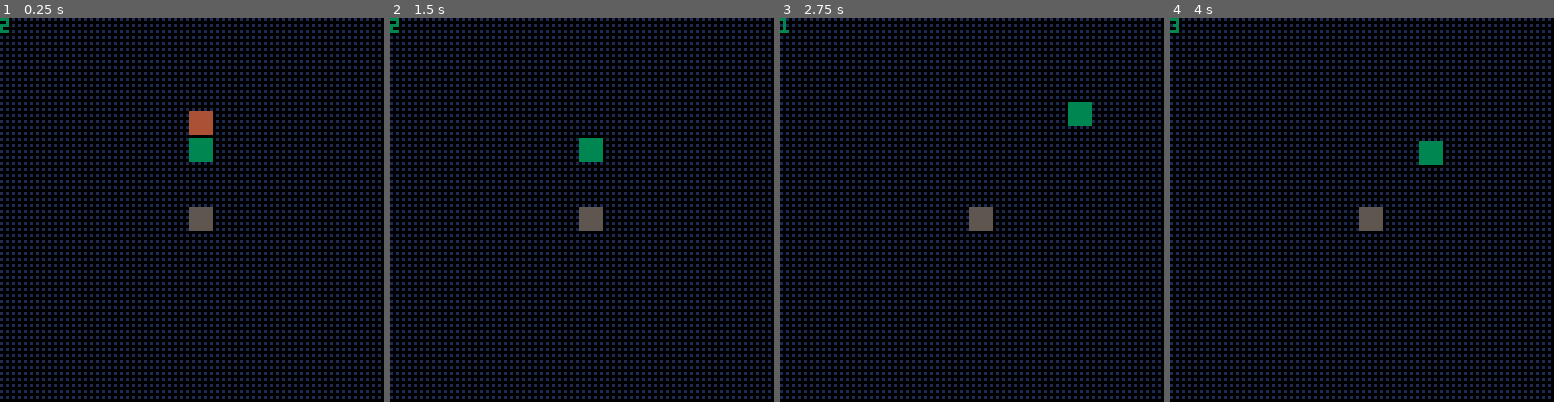
Above: before the commit, frames 1-4 (left to right).
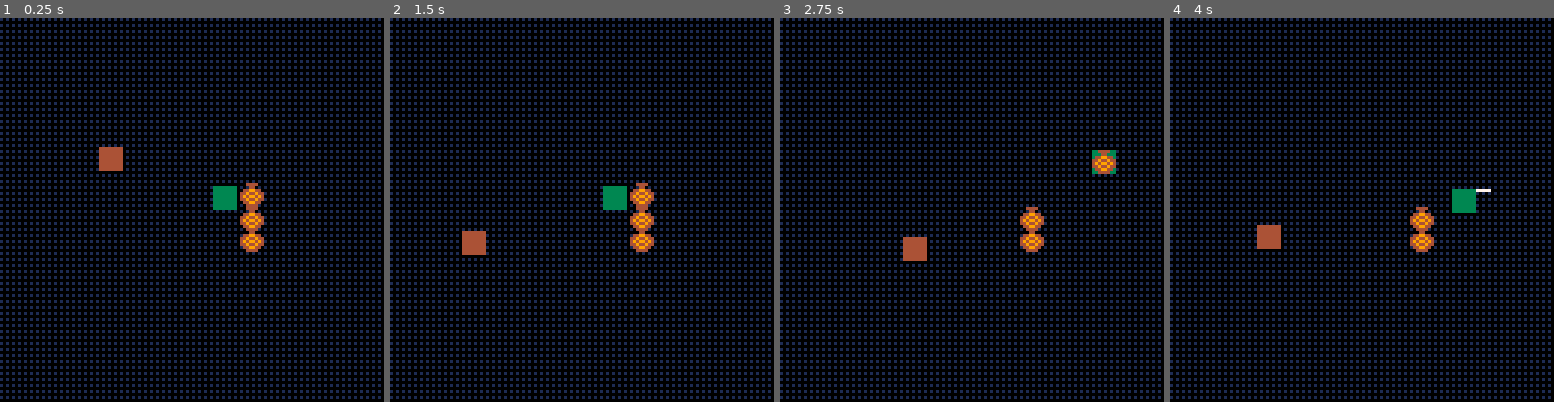
Above: after the commit, the same moments.

Repository: illMadeCoder/zelda_clone
Game: PICO-8 cartridge zelda_clone.p8
The game is run twice, just before and just after one commit, with the same random seed, the same clock (stepped at 60 frames per second) and the same inputs.
Inputs:
- Up to frame 1 (0.25 s): no input
- Up to frame 2 (1.5 s): tap X (X key) at 0.33, 1.07 s; tap O (Z key) at 0.7 s
- Up to frame 3 (2.75 s): hold Right 1.6-2.1 s; tap O (Z key) at 1.7, 2.1, 2.5 s; tap X (X key) at 1.85 s; hold Up 2.15-2.42 s; hold Right from 2.47 s (still down)
- Up to frame 4 (4 s): tap O (Z key) at 2.9, 3.3, 3.7 s; tap X (X key) at 2.97 s; release Right at 3.03 s; hold Left 3.08-3.58 s; hold Down 3.63-3.97 s

The runs differ from the first frame. In frame 1, 2.8% of the frame differs, in the area x 0-69%, y 0-61%; in frame 2, 2.4%; in frame 3, 2.1%; in frame 4, 2.2%.

Commit message:
throwing

Diff:
--- a/zelda_clone.p8
+++ b/zelda_clone.p8
@@ -22,6 +22,10 @@
    return abs(_x) <= _t and 0 or _x
 end
 
+function clamp(_x, _min, _max)
+   return _x <= _min and _min or _x >= _max and _max or _x
+end
+
 dir_btn_map = {
    { x = -1, y = 0 },
    { x = 1, y = 0 },
@@ -30,7 +34,9 @@
 }
 
 function sign(_x)
-   return _x < 0 and -1 or _x > 0 and 1 or 0
+   return _x < 0 and -1
+      or _x > 0 and 1
+      or 0
 end
 
 function e_rectpos(_e)
@@ -137,10 +143,7 @@
 	 end
 
 	 if _self.iframe > 0 then
-	    if _self.iframe == 10 then
-
-	    end
-	    if _self.iframe % 5 == 0 then
+	    if flr(_self.iframe/4) % 2 == 0 then
 	       _self.c = 3
 	    else
 	       _self.c = 8
@@ -154,22 +157,159 @@
 	 _self.vy += _self.mvy
 	 _self.vx += _self.hvx
 	 _self.vy += _self.hvy
-	 _self.x += _self.vx
-	 _self.y += _self.vy
+
+	 -- geometry coll behavior
+	 -- project x movement and on coll limit
+	 -- project y movement and on coll limit
+	 -- if there is a coll try nudge on free axis
+
+	 -- -- project x
+	 -- local fx = _self.x + _self.vx
+	 -- local fy = _self.y
+
+	 -- local tl = { x=fx, y=fy }
+	 -- local tr = { x=fx+_self.lx-1, y=fy }
+	 -- local bl = { x=fx, y=fy+_self.ly-1 }
+	 -- local br = { x=fx+_self.lx-1, y=fy+_self.ly-1}
+	 -- local vertices = {tl, tr, bl, br}
+
+	 -- local nox = false
+	 -- for vertex in all(vertices) do
+	 --    if geometry_map
+	 --    [flr(vertex.y/8)+1]
+	 --    [flr(vertex.x/8)+1] == 1 then
+	 --       -- _self.vx = 0
+	 --       -- _self.vy = 0
+	 --       nox = true
+	 --    end
+	 -- end
+
+	 -- project y
+
+	 function collcheck(_x, _y, _lx, _ly)
+	    local tl = { x=_x, y=_y }
+	    local tr = { x=_x+_lx-1, y=_y }
+	    local bl = { x=_x, y=_y+_ly-1 }
+	    local br = { x=_x+_lx-1, y=_y+_ly-1}
+	    local vertices = {tl, tr, bl, br}
+
+	    for vertex in all(vertices) do
+	       if geometry_map
+	       [flr(vertex.y/8)+1]
+	       [flr(vertex.x/8)+1] == 1 then
+		  return true
+	       end
+	    end
+	    return false
+	 end
+
+	 local x_coll = collcheck(_self.x+_self.vx,
+				  _self.y,
+				  _self.lx,
+				  _self.ly)
+	 local y_coll = collcheck(_self.x,
+				  _self.y+_self.vy,
+				  _self.lx,
+				  _self.ly)
+	 -- for diagonal coll
+	 local xy_coll = collcheck(_self.x+_self.vx,
+				   _self.y+_self.vy,
+				   _self.lx,
+				   _self.ly)
+
+	 -- try nudge
+	 local nudge_xy_coll =
+	    collcheck(_self.x+_self.vx+1,
+		      _self.y+_self.vy,
+		      _self.lx,
+		      _self.ly)
+
+	 if y_coll and not nudge_xy_coll then
+	    _self.x += _self.vx+1
+	 end
+
+	 if not x_coll and not y_coll and xy_coll then
+	 else
+	    if not x_coll then
+	       _self.x += _self.vx
+	    end
+	    if not y_coll then
+	       _self.y += _self.vy
+	    end
+	 end
+
+	 -- if noy then
+	 --    -- try nudge
+	 --    local fx = _self.x + _self.vx + 1
+	 --    local fy = _self.y + _self.vy
+
+	 --    local tl = { x=fx, y=fy }
+	 --    local tr = { x=fx+_self.lx-1, y=fy }
+	 --    local bl = { x=fx, y=fy+_self.ly-1 }
+	 --    local br = { x=fx+_self.lx-1, y=fy+_self.ly-1}
+	 --    local vertices = {tl, tr, bl, br}
+
+	 --    local nonudge = false
+	 --    for vertex in all(vertices) do
+	 --       if geometry_map
+	 --       [flr(vertex.y/8)+1]
+	 --       [flr(vertex.x/8)+1] == 1 then
+	 -- 	  nonudge = true
+	 -- 	  -- _self.vx = 0
+	 -- 	  -- _self.vy = 0
+	 --       end
+	 --    end
+	 --    if not nonudge then
+	 --       _self.x = fx
+	 --       _self.y = fy
+	 --    end
+	 -- end
+
+	 -- if not nox then
+	 --    _self.x += _self.vx
+	 -- end
+	 -- if not noy then
+	 --    _self.y += _self.vy
+	 -- end
+
 	 _self.hvx *= .75
 	 _self.hvy *= .75
 	 _self.hvx = thresh(_self.hvx, .3)
 	 _self.hvy = thresh(_self.hvy, .3)
+
 	 _self.prev_z = z
+
+	 -- pickup
+	 if _self.pickup then
+	    _self.pickup.x = _self.x
+	    _self.pickup.y = _self.y
+	    -- throw
+	    if btnp(5) then
+	       _self.state = "throwing"
+	       local dir_vec = dir_btn_map[_self.dir+1]
+	       _self.pickup.vx = dir_vec.x*6
+	       _self.pickup.vy = dir_vec.y*6
+	       _self.pickup.state = "thrown"
+	       _self.pickup = nil
+	       _self.throwf = _self.throwttl
+	    end
+	 end
+
+	 if _self.state == "throwing" then
+	    if _self.throwf == 0 then
+	       _self.state = "idle"
+	    else
+	       _self.throwf -= 1
+	    end
+	 end
       end,
 
       function (_self)
 	 e_rectfill(_self)
-	 print(_self.dir)
-      end,
-
-      x = 63,
-      y = 40,
+      end,
+
+      x = 71,
+      y = 56,
 
       mvx = 0,
       mvy = 0,
@@ -184,20 +324,32 @@
       dir = 2,
       state = "idle",
       iframe = 0,
+      iframe_ttl = 30,
       prev_z = false,
       type = "player",
 
+      animf = 0,
+      throwttl = 10,
+
       on_coll = function(_self, _other)
-	 if _other.type == "enemy" then
+	 if _other.type == "enemy"
+	    and _self.iframe == 0 then
 	    local u = uvec(_self.cx - _other.cx,
 			   _self.cy - _other.cy)
-	    _self.hvx = u.x*2
-	    _self.hvy = u.y*2
-	    if _self.iframe == 0 then
-	       _self.iframe = 10
-	    end
-	 end
-      end
+	    _self.hvx = u.x*4
+	    _self.hvy = u.y*4
+	    _self.iframe = _self.iframe_ttl
+	 elseif _other.type == "geometry" then
+            _self.x -= _self.vx
+            _self.y -= _self.vy
+	 elseif _other.type == "pickup" then
+	    if btnp(5) and _self.state != "throwing" then
+	       _self.pickup = _other
+	    end
+         end
+
+      end
+
    },
 
    -- dir
@@ -268,18 +420,21 @@
 
    dummy = {
       function(_self)
+	 _self.vx = 0
+	 _self.vy = 0
+
 	 if _self.iframe == 0 then
 	    _self.c = 4
 	 else
-	    if _self.iframe % 5 == 0 then
+	    if flr(_self.iframe/4) % 2 == 0 then
+	       _self.c = 8
+	    else
 	       _self.c = 4
-	    else
-	       _self.c = 8
 	    end
 	    _self.iframe -= 1
 
 	    if _self.iframe == 0
-	    and _self.hp == 0 then
+	       and _self.hp == 0 then
 	       e_drop(_self)
 	       local particle = e_init(e_data.particle)
 	       particle.x = _self.x
@@ -287,40 +442,95 @@
 	    end
 	 end
 
-	 _self.vx *= .75
-	 _self.vy *= .75
-	 _self.vx = thresh(_self.vx, .1)
-	 _self.vy = thresh(_self.vy, .1)
+	 if _self.iframe == 0 then
+	    -- chase player
+	    -- local uv = uvec(player.cx - _self.x,
+	    -- 		    player.cy - _self.y)
+	    -- _self.mvx = uv.x*.5
+	    -- _self.mvy = uv.y*.5
+	    -- _self.vx += _self.mvx
+	    -- _self.vy += _self.mvy
+
+	    -- wonder behavior
+	    -- set wonder point
+	    if _self.wonder_x == 0 or
+	       thresh(_self.wonder_x - _self.x, .5) == 0 and
+	       thresh(_self.wonder_y - _self.y, .5) == 0 then
+	       local a = rnd(1)
+	       _self.wonder_x = clamp(round(_self.x+cos(a)*20), 0, 127)
+	       _self.wonder_y = clamp(round(_self.y+sin(a)*20), 0, 127)
+	    end
+	    local uv = uvec(_self.wonder_x - _self.x,
+			    _self.wonder_y - _self.y)
+	    _self.mvx = uv.x*.5
+	    _self.mvy = uv.y*.5
+	    _self.vx += _self.mvx
+	    _self.vy += _self.mvy
+
+	 end
+
+	 _self.vx += _self.hvx
+	 _self.vy += _self.hvy
+	 _self.hvx *= .75
+	 _self.hvy *= .75
+	 _self.hvx = thresh(_self.hvx, .1)
+	 _self.hvy = thresh(_self.hvy, .1)
+
+	 if _self.iframe == 0 then
+	    _self.hvx = 0
+	    _self.hvy = 0
+	 end
+
+	 _self.x += _self.vx
+	 _self.y += _self.vy
       end,
 
       function(_self)
 	 e_rectfill(_self)
-	 _self.x += _self.vx
-	 _self.y += _self.vy
-      end,
-
-      x = 63,
-      y = 31,
+      end,
+
+      x = 30,
+      y = 35,
       lx = 8,
       ly = 8,
       vx = 0,
       vy = 0,
+      hvx = 0,
+      hvy = 0,
+      wonder_x = 0,
+      wonder_y = 0,
+
       c = 4,
       iframe = 0,
-      iframe_ttl = 10,
+      iframe_ttl = 30,
       type = "enemy",
-      hp = 1,
+      hp = 4,
 
       on_coll = function(_self, _other)
-	 if _other.type == "player_attack" then
-	    if _self.iframe == 0 then
-	       local u = uvec(_self.cx - _other.wielder.cx,
-			      _self.cy - _other.wielder.cy)
-	       _self.vx = u.x*5
-	       _self.vy = u.y*5
-	       _self.iframe = _self.iframe_ttl
-	       _self.hp -= 1
-	    end
+	 if _other.type == "player_attack"
+	    and _self.iframe == 0 then
+	    local u = uvec(_self.cx - _other.wielder.cx,
+			   _self.cy - _other.wielder.cy)
+	    _self.hvx = u.x*5
+	    _self.hvy = u.y*5
+	    _self.iframe = _self.iframe_ttl
+	    _self.hp -= 1
+	 elseif _other.type == "geometry" then
+	    _self.x -= _self.vx
+	    _self.y -= _self.vy
+	    _self.hvx *= -1
+	    _self.hvy *= -1
+	    _self.hvx *= .5
+	    _self.hvy *= .5
+	 elseif _other.type == "pickup"
+	    and _other.state == "thrown"
+	    and _self.iframe == 0 then
+	    local u = uvec(_self.cx - _other.cx,
+			   _self.cy - _other.cy)
+	    _self.hvx = u.x*5
+	    _self.hvy = u.y*5
+	    _self.iframe = _self.iframe_ttl
+	    _self.hp -= 1
 	 end
       end
    },
@@ -328,6 +538,8 @@
    particle = {
       function (_self)
 	 if _self.f == 0 then
+	    -- need otherwise all particle
+	    _self.particles = {}
 	    for i = 1, 3 do
 	       add(_self.particles, {
 		      x = _self.x+(rnd(1)-.5),
@@ -353,26 +565,43 @@
 	    circfill(particle.x, particle.y, lerp(_self.f/_self.ttl,2,0), flr(rnd(16)))
 	 end
       end,
-      particles = {},
       x = 0,
       y = 0,
       ttl = 20
    },
 
-   geometry = {
+   pickup = {
       function (_self)
+	 if _self.f == 0 then
+	    _self.x = _self.args[1]
+	    _self.y = _self.args[2]
+	 end
+	 if _self.state == "thrown" then
+	    _self.x += _self.vx
+	    _self.y += _self.vy
+	    _self.vx *= .75
+	    _self.vy *= .75
+	    if thresh(_self.vx, .9) == 0
+	       and thresh(_self.vy, .9) == 0 then
+	       e_drop(_self)
+	       local particle = e_init(e_data.particle)
+	       particle.x = _self.x
+	       particle.y = _self.y
+	    end
+	 end
       end,
       function (_self)
-	 e_rectfill(_self)
-      end,
-      x = 63,
-      y = 63,
+	 spr(64,round(_self.x),round(_self.y))
+      end,
+      x = 70,
+      y = 40,
+      vx = 0,
+      vy = 0,
       lx = 8,
       ly = 8,
-      c = 5,
-      type = "geometry",
-      on_coll = function (_self, _other)
-      end
+      type = "pickup",
+      state = "idle",
+      on_coll = function () end
    }
 }
 
@@ -403,10 +632,52 @@
 
 player = nil
 dummy = nil
+pickup = nil
+
+-- geometry_map = {
+--    {1,1,1,1,1,1,1,1,1,1,1,1,1,1,1,1},
+--    {1,1,1,1,1,1,1,1,1,1,1,1,1,1,1,1},
+--    {1,0,0,0,0,0,0,0,0,0,0,0,0,0,0,1},
+--    {0,0,0,0,0,0,0,0,0,0,0,0,0,0,0,0},
+--    {0,0,0,0,0,0,0,0,0,0,0,0,0,0,0,0},
+--    {0,0,0,0,0,0,0,0,0,0,0,0,0,0,0,0},
+--    {0,0,0,0,0,0,0,0,1,0,0,0,0,0,0,0},
+--    {0,0,0,0,0,0,0,0,0,0,0,0,0,0,0,0},
+--    {0,0,0,0,0,0,0,0,0,0,0,0,0,0,0,0},
+--    {0,0,0,0,0,0,0,0,0,0,0,0,0,0,0,0},
+--    {0,0,0,0,0,0,0,0,0,0,0,0,0,0,0,0},
+--    {0,0,0,0,0,0,0,0,0,0,0,0,0,0,0,0},
+--    {0,0,0,0,0,0,0,0,0,0,0,0,0,0,0,0},
+--    {0,0,0,0,0,0,0,0,0,0,0,0,0,0,0,0},
+--    {0,0,0,0,0,0,0,0,0,0,0,0,0,0,0,0},
+--    {0,0,0,0,0,0,0,0,0,0,0,0,0,0,0,0},
+-- }
+
+geometry_map = {
+   {0,0,0,0,0,0,0,0,0,0,0,0,0,0,0,0},
+   {0,0,0,0,0,0,0,0,0,0,0,0,0,0,0,0},
+   {0,0,0,0,0,0,0,0,0,0,0,0,0,0,0,0},
+   {0,0,0,0,0,0,0,0,0,0,0,0,0,0,0,0},
+   {0,0,0,0,0,0,0,0,0,0,0,0,0,0,0,0},
+   {0,0,0,0,0,0,0,0,0,0,0,0,0,0,0,0},
+   {0,0,0,0,0,0,0,0,0,0,0,0,0,0,0,0},
+   {0,0,0,0,0,0,0,0,0,0,0,0,0,0,0,0},
+   {0,0,0,0,0,0,0,0,0,0,0,0,0,0,0,0},
+   {0,0,0,0,0,0,0,0,0,0,0,0,0,0,0,0},
+   {0,0,0,0,0,0,0,0,0,0,0,0,0,0,0,0},
+   {0,0,0,0,0,0,0,0,0,0,0,0,0,0,0,0},
+   {0,0,0,0,0,0,0,0,0,0,0,0,0,0,0,0},
+   {0,0,0,0,0,0,0,0,0,0,0,0,0,0,0,0},
+   {0,0,0,0,0,0,0,0,0,0,0,0,0,0,0,0},
+   {0,0,0,0,0,0,0,0,0,0,0,0,0,0,0,0},
+}
+
 function _init()
    player = e_init(e_data.player)
+   e_init(e_data.pickup, 80, 63)
+   e_init(e_data.pickup, 80, 70)
+   e_init(e_data.pickup, 80, 55)
    dummy = e_init(e_data.dummy)
-   geometry = e_init(e_data.geometry)
 end
 
 function rectcoll(_coll_a, _coll_b)
@@ -423,16 +694,13 @@
       local by1 = round(min(_coll_b.y, _coll_b.y + _coll_b.ly))
       local by2 = round(max(_coll_b.y, _coll_b.y + _coll_b.ly))
 
-      if ax1 <= bx2 and ax2 >= bx1
-	 and ay1 <= by2 and ay2 >= by1 then
+      if ax1 < bx2 and ax2 > bx1
+	 and ay1 < by2 and ay2 > by1 then
 	 _coll_a.on_coll(_coll_a, _coll_b)
 	 _coll_b.on_coll(_coll_b, _coll_a)
       end
    end
 end
-
-
-
 
 frame_rate = 1
 f = 0
@@ -463,24 +731,74 @@
 
 function _draw()
    if f % frame_rate == 0 then
-   cls()
-   for i = 0, 63 do
-      for j = 0, 63 do
-	 pset(j*2, i*2, 1)
+      cls()
+
+      for i = 0, 63 do
+	 for j = 0, 63 do
+	    pset(j*2, i*2, 1)
+	 end
+      end
+
+      -- geometry map
+      for y,row in pairs(geometry_map) do
+	 for x,id in pairs(row) do
+	    if id == 1 then
+	       rectfill((x-1)*8,
+		  (y-1)*8,
+		  (x-1)*8+7,
+		  (y-1)*8+7,y)
+	       rectfill((x-1)*8+1,
+		  (y-1)*8+1,
+		  (x-1)*8+6,
+		  (y-1)*8+6,x)
+	    end
+	 end
+      end
+
+      for entity in all(entities) do
+	 entity[2](entity)
       end
    end
-   for entity in all(entities) do
-      entity[2](entity)
-   end
-   end
-end
-…(10 lines of a section not shown)…
+end
+…(42 lines of a section not shown)…
Not shown, changed: 32 lines of the sprite sheet (__gfx__) section of zelda_clone.p8
